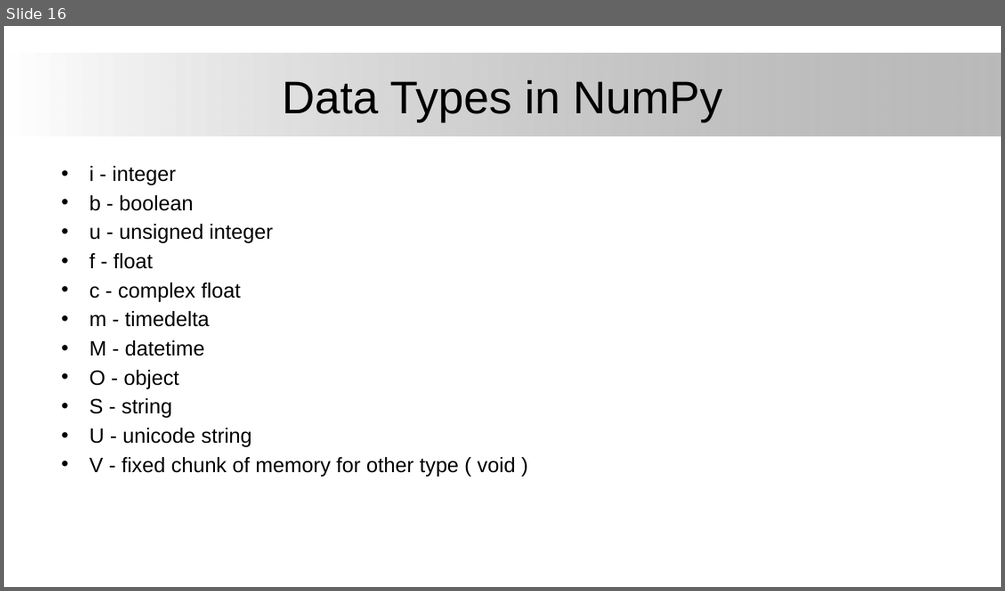
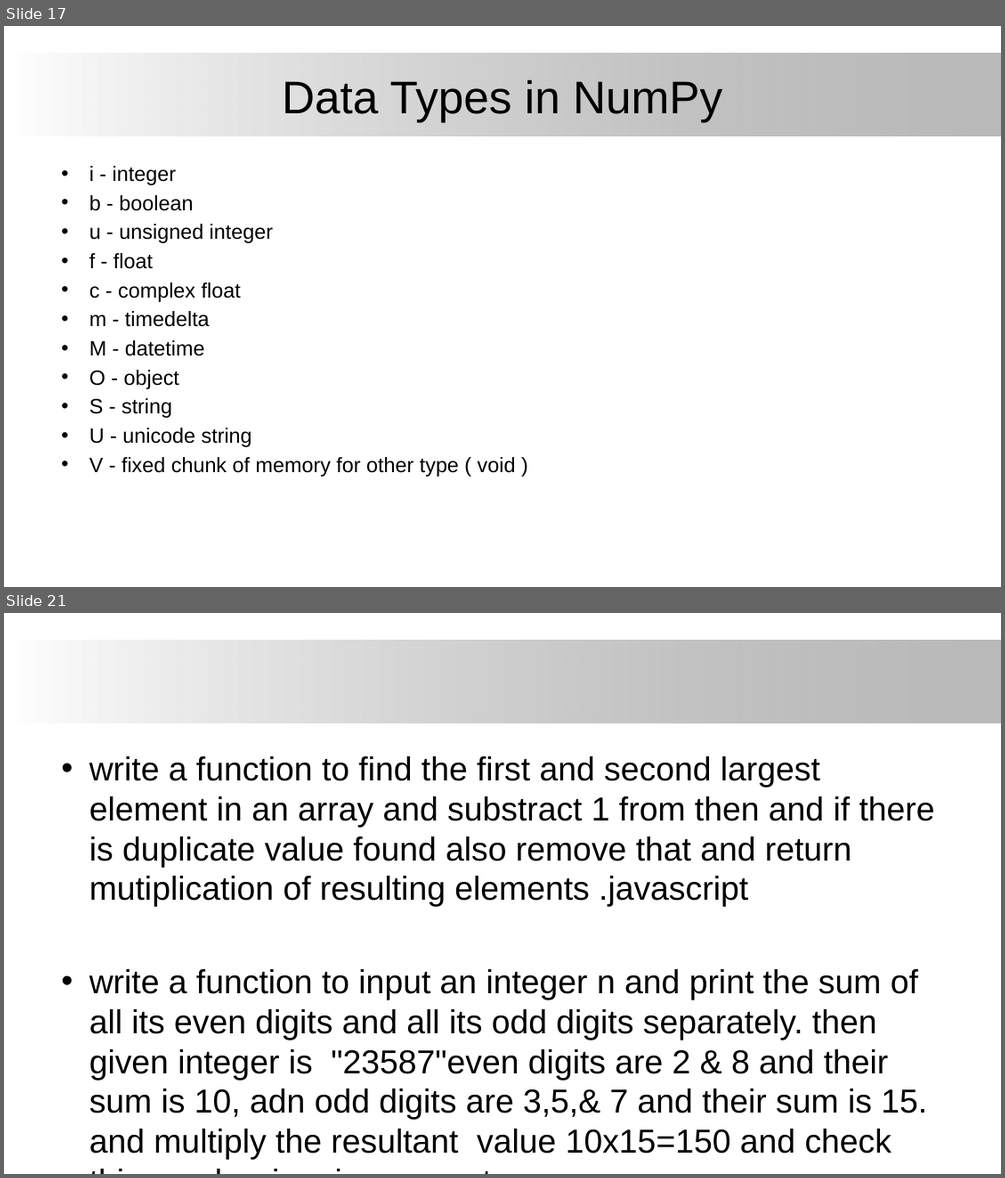
Before and after one commit to firstmentor/python-sql, a slide deck: Python Numpy.pptx. Shown one above the other, each under a label of ours: slide 16 before the commit, slides 17 and 21 after it; the slides between them are not shown. The pictures are 1005x591 and 1005x1178 pixels, drawn with LibreOffice and Linux fonts; fonts in the diff are those of the drawing; background and template pictures are left out. Boxes give left, top, right and bottom in pixels: in the first picture for what was removed or moved away, otherwise in the second. Text is boxed around its words. In the diff, an @@ line names an element or a change of style, - is before the commit and + after.

```diff
--- a/Python Numpy.pptx
+++ b/Python Numpy.pptx
@@ slide 21 added at (4, 613, 1001, 1174), background #FFFFFF; not listed: 1 template element that a slide beside it also shows @@
@@ text added at (89, 756, 935, 1159), 32 pt, text #000000 @@
+• write a function to find the first and second largest element in an array and substract 1 from then and if there is duplicate value found also remove that and return mutiplication of resulting elements .javascript
+• write a function to input an integer n and print the sum of all its even digits and all its odd digits separately. then given integer is "23587"even digits are 2 & 8 and their sum is 10, adn odd digits are 3,5,& 7 and their sum is 15. and multiply the resultant value 10x15=150 and check this number is prime or not
@@ what was slide 16 is now slide 17 @@
```
Also in this commit, not shown: 1 slide changed, 3 other slides added, 26 other files.
